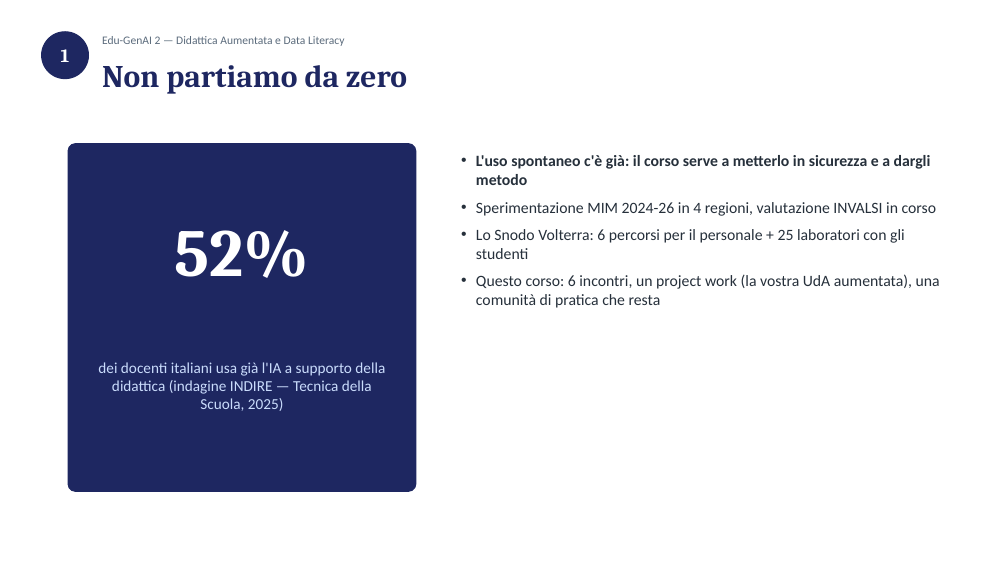
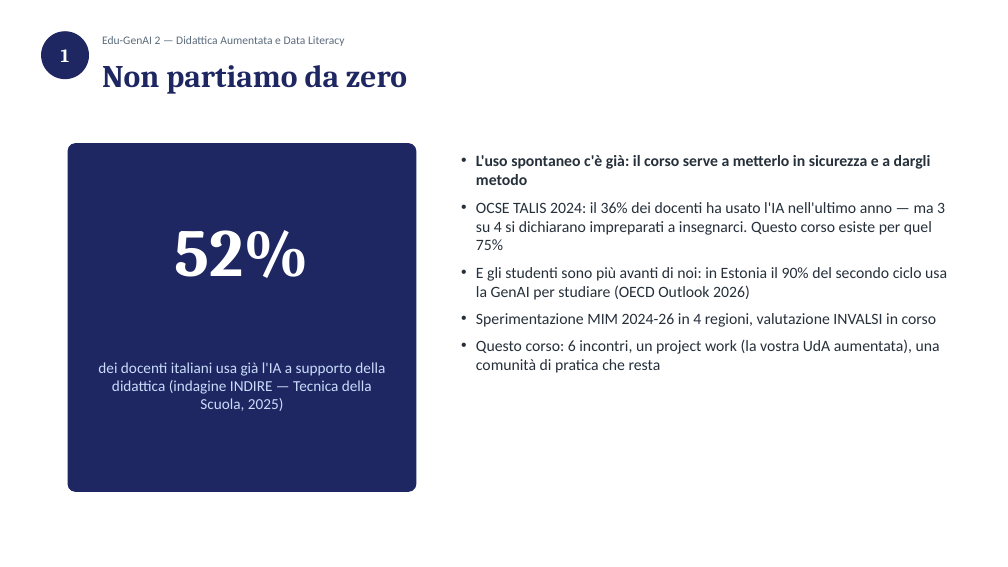
Before and after one commit to sabatinifrancesca75-hue/consulente-commerciale, a slide deck: slide 3 of progetto-snodi/corsi/edu-genai-2/incontri/01-ambiente-protetto.pptx. Drawn at 1008x567 pixels with LibreOffice and Linux fonts; fonts in the diff are those of the drawing. Boxes give left, top, right and bottom in pixels: in the first picture for what was removed or moved away, otherwise in the second. Text is boxed around its words. In the diff, an @@ line names an element or a change of style, - is before the commit and + after.

```diff
--- a/progetto-snodi/corsi/edu-genai-2/incontri/01-ambiente-protetto.pptx
+++ b/progetto-snodi/corsi/edu-genai-2/incontri/01-ambiente-protetto.pptx
@@ text at [476,202,947,300]: paragraphs added @@
+• OCSE TALIS 2024: il 36% dei docenti ha usato l'IA nell'ultimo anno — ma 3 su 4 si dichiarano impreparati a insegnarci. Questo corso esiste per quel 75%
+• E gli studenti sono più avanti di noi: in Estonia il 90% del secondo ciclo usa la GenAI per studiare (OECD Outlook 2026)
@@ text at [476,229,905,259]: paragraph removed @@
-• Lo Snodo Volterra: 6 percorsi per il personale + 25 laboratori con gli studenti
```
Also in this commit, not shown: 2 other slides changed, 1 slide added, 6 other files.
